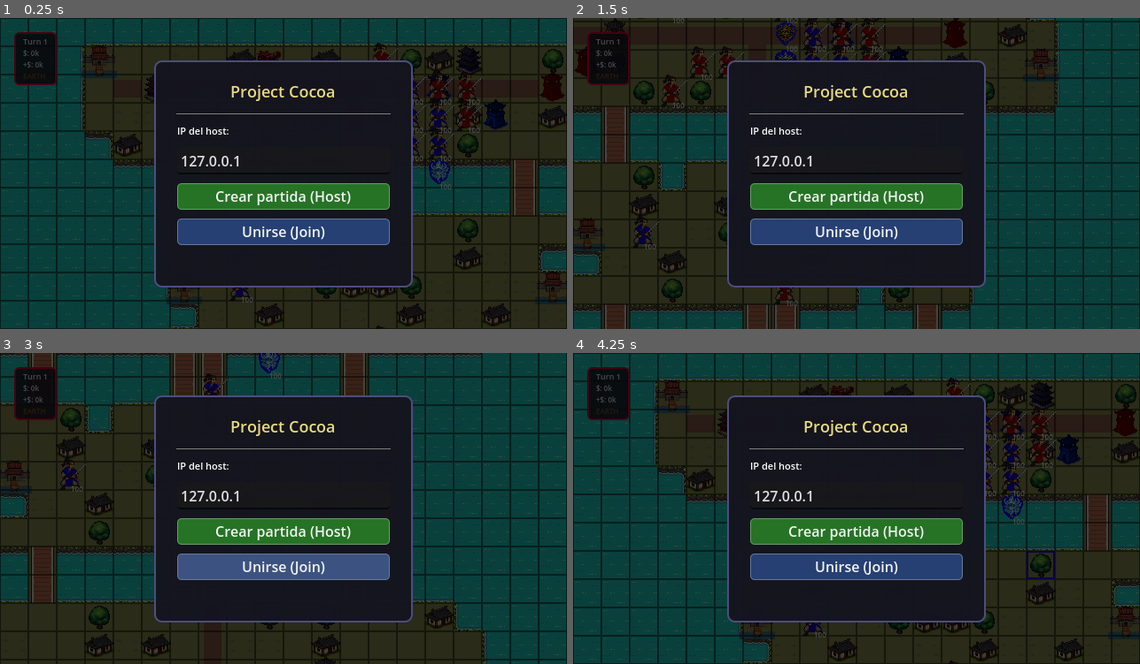
Above: before the commit, frames 1-4 (two rows, left to right).
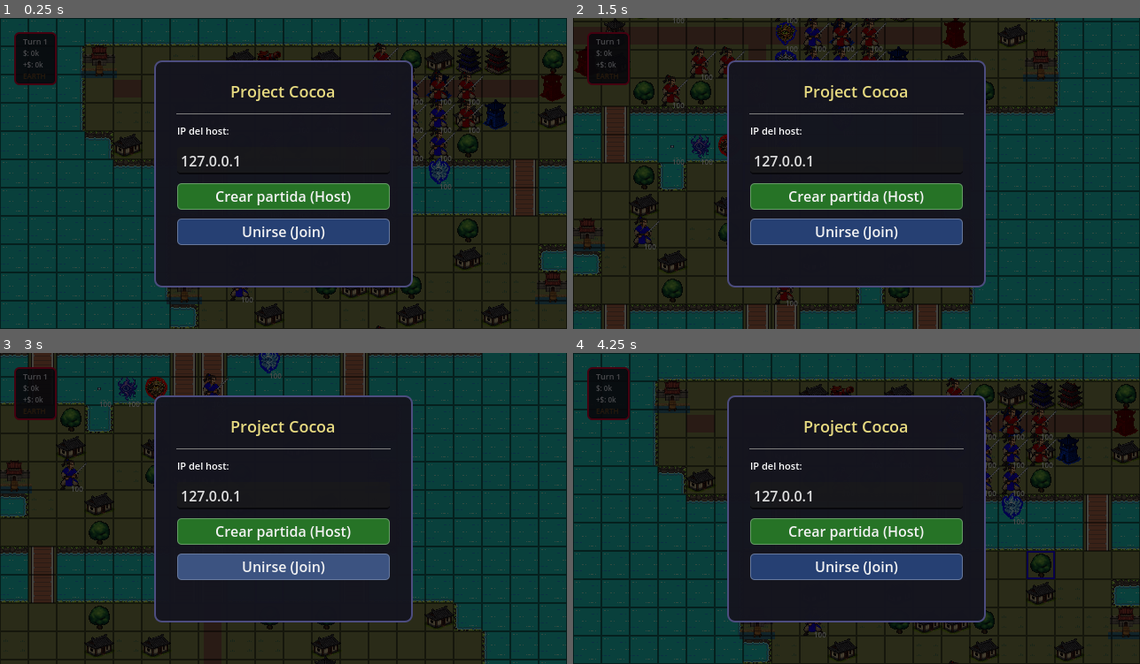
Above: after the commit, the same moments.

Repository: Rheticu/ProjectCocoa
Game: Godot game, scene res://scenes/Game.tscn
Same seed, same stepped clock (60 frames per second), same inputs: the game is played once before the commit and once after it. The engine's default icon, where the game draws it, is replaced by a stand-in: a white triangle on a blue panel in a dark square.
Inputs (mouse positions are in pixels of both pictures, inside the frame that each line leads up to):
- Up to frame 1 (0.25 s): no input
- Up to frame 2 (1.5 s): tap Enter (end_turn) at 0.5 s; move the mouse to (981, 157) at 0.52 s; press the mouse at (981, 157) at 0.53 s; hold Right (ui_right) 0.53-1.28 s; move the mouse to (743, 189) at 1.27 s; release the mouse at (743, 189) at 1.28 s; hold Down (ui_down) from 1.28 s (still down); right-click (743, 189) at 1.35 s
- Up to frame 3 (3 s): move the mouse to (340, 440) at 2.02 s; release Down (ui_down) at 2.03 s; hold Right (ui_right) 2.03-2.78 s; hold Enter (end_turn) 2.03-2.78 s; tap Space at 2.75 s; move the mouse to (255, 570) at 2.77 s; hold Up (ui_up) from 2.78 s (still down); tap Tab (toggle_shade_view) at 2.85 s
- Up to frame 4 (4.25 s): move the mouse to (1026, 555) at 3.52 s; release Up (ui_up) at 3.53 s; press the mouse at (1026, 555) at 3.53 s; hold Left (ui_left) from 3.53 s (still down)

The runs differ from the first frame. In frame 1, 0.3% of the frame differs, in the area x 25-90%, y 8-27%; in frame 2, 0.3%; in frame 3, 0.4%, in the area x 17-30%, y 7-18%; in frame 4, 0.3%.

Commit message:
Añadí a la unidad Drone. Todavía no le pongo habilidades, pero parece estar funcional por lo demás.

Diff:
--- a/core/action_system.gd
+++ b/core/action_system.gd
@@ -156,7 +156,9 @@
 func _execute_produce(action: ProduceAction) -> void:
 	game_manager.deduct_funds(action.team, action.cost)
 	var unit_scene
-	if action.unit_data.is_shade:
+	if action.unit_data.unit_type == "Drone":
+		unit_scene = load("res://scenes/units/Drone.tscn")
+	elif action.unit_data.is_shade:
 		unit_scene = load("res://scenes/units/Shade.tscn")
 	else:
 		unit_scene = load("res://scenes/units/Unit.tscn")
--- a/core/combat_system.gd
+++ b/core/combat_system.gd
@@ -166,7 +166,8 @@
 	if target.is_shade():
 		terrain_bonus = 0
 	var base = multiplier * attacker.attack * attacker.health / 100.0
-	return int(max(0.0, base * attack_mod - target.get_total_defense(terrain_bonus)))
+	var final = int(max(0.0, base * attack_mod - target.get_total_defense(terrain_bonus)))
+	return final
 
 func can_attack(attacker: Unit, target: Unit) -> bool:
 	if attacker.team == target.team:
@@ -202,11 +203,12 @@
 		"Spear:Sword":1.8,"Spear:Archer":1.5,"Spear:Spear":1.0,"Spear:Cannon":1.2,"Spear:Junker":0.5,
 		"Cannon:Sword":1,"Cannon:Archer":1,"Cannon:Spear":1,"Cannon:Cannon":1,"Cannon:Junker":1,
 		"Junker:Sword":1.0,"Junker:Archer":1.0,"Junker:Spear":1.0,"Junker:Cannon":1.0,"Junker:Junker":1.0,
-		"Shade_FIRE:Shade_FIRE":1.0,"Shade_FIRE:Shade_WATER":0.66,"Shade_FIRE:Shade_EARTH":1.0,"Shade_FIRE:Shade_WOOD":1.0,"Shade_FIRE:Shade_METAL":1.5,
-		"Shade_WATER:Shade_FIRE":1.5,"Shade_WATER:Shade_WATER":1.0,"Shade_WATER:Shade_EARTH":0.66,"Shade_WATER:Shade_WOOD":1.0,"Shade_WATER:Shade_METAL":1.0,
-		"Shade_EARTH:Shade_FIRE":0.66,"Shade_EARTH:Shade_WATER":1.5,"Shade_EARTH:Shade_EARTH":1.0,"Shade_EARTH:Shade_WOOD":1.0,"Shade_EARTH:Shade_METAL":1.0,
-		"Shade_WOOD:Shade_FIRE":1.0,"Shade_WOOD:Shade_WATER":1.0,"Shade_WOOD:Shade_EARTH":1.5,"Shade_WOOD:Shade_WOOD":1.0,"Shade_WOOD:Shade_METAL":0.66,
-		"Shade_METAL:Shade_FIRE":0.66,"Shade_METAL:Shade_WATER":1.0,"Shade_METAL:Shade_EARTH":1.0,"Shade_METAL:Shade_WOOD":1.5,"Shade_METAL:Shade_METAL":1.0,
+		"Shade_FIRE:Shade_FIRE":1.0,"Shade_FIRE:Shade_WATER":0.66,"Shade_FIRE:Shade_EARTH":1.0,"Shade_FIRE:Shade_WOOD":1.0,"Shade_FIRE:Shade_METAL":1.5, "Shade_FIRE:Drone":1.0,
+		"Shade_WATER:Shade_FIRE":1.5,"Shade_WATER:Shade_WATER":1.0,"Shade_WATER:Shade_EARTH":0.66,"Shade_WATER:Shade_WOOD":1.0,"Shade_WATER:Shade_METAL":1.0, "Shade_WATER:Drone":1.0,
+		"Shade_EARTH:Shade_FIRE":0.66,"Shade_EARTH:Shade_WATER":1.5,"Shade_EARTH:Shade_EARTH":1.0,"Shade_EARTH:Shade_WOOD":1.0,"Shade_EARTH:Shade_METAL":1.0, "Shade_EARTH:Drone":1.0,
+		"Shade_WOOD:Shade_FIRE":1.0,"Shade_WOOD:Shade_WATER":1.0,"Shade_WOOD:Shade_EARTH":1.5,"Shade_WOOD:Shade_WOOD":1.0,"Shade_WOOD:Shade_METAL":0.66, "Shade_WOOD:Drone":1.0,
+		"Shade_METAL:Shade_FIRE":0.66,"Shade_METAL:Shade_WATER":1.0,"Shade_METAL:Shade_EARTH":1.0,"Shade_METAL:Shade_WOOD":1.5,"Shade_METAL:Shade_METAL":1.0, "Shade_METAL:Drone":1.0,
+		"Drone:Drone":1.0, "Drone:Shade_FIRE":1.0,"Drone:Shade_WATER":1.0,"Drone:Shade_EARTH":1.0,"Drone:Shade_WOOD":1.0,"Drone:Shade_METAL":1.0,
 	}
 	return matrix.get(attacker_type + ":" + defender_type, 0.0)
 
--- a/core/multiplayer_manager.gd
+++ b/core/multiplayer_manager.gd
@@ -233,6 +233,8 @@
 			if d.get("is_shade", false) and d.get("shade_element", "") != "":
 				var element = d["shade_element"].to_lower()
 				unit_data = load("res://data/units/shade_%s_data.tres" % element)
+			elif d.get("unit_type", "") == "Drone":
+				unit_data = load("res://data/units/drone_data.tres")
 			else:
 				if building.data:
 					for ud in building.data.producible_units:
--- a/data/buildings/hq_data.tres
+++ b/data/buildings/hq_data.tres
@@ -7,6 +7,7 @@
 [ext_resource type="Resource" uid="uid://dlwa7ab07pq1a" path="res://data/units/shade_wood_data.tres" id="4_5upub"]
 [ext_resource type="Resource" uid="uid://4co3aue3mle4" path="res://data/units/shade_water_data.tres" id="5_ny2nu"]
 [ext_resource type="Resource" uid="uid://diho7r0p1gxsj" path="res://data/units/shade_earth_data.tres" id="6_qu80g"]
+[ext_resource type="Resource" uid="uid://d2op5qmkfy6do" path="res://data/units/drone_data.tres" id="7_ny2nu"]
 [ext_resource type="Texture2D" uid="uid://c286ap667yxkj" path="res://art/buildings/HQ/HQ_Blue.png" id="8_5upub"]
 [ext_resource type="Texture2D" uid="uid://ci0w1pppy5wlf" path="res://art/buildings/HQ/HQ_Red.png" id="9_ny2nu"]
 
@@ -15,6 +16,6 @@
 building_type = "HQ"
 income_per_turn = 1000
 can_produce_units = true
-producible_units = Array[ExtResource("1_a7066")]([ExtResource("2_dn1yi"), ExtResource("3_oyk8e"), ExtResource("4_5upub"), ExtResource("5_ny2nu"), ExtResource("6_qu80g")])
+producible_units = Array[ExtResource("1_a7066")]([ExtResource("2_dn1yi"), ExtResource("3_oyk8e"), ExtResource("4_5upub"), ExtResource("5_ny2nu"), ExtResource("6_qu80g"), ExtResource("7_ny2nu")])
 sprite_team1 = ExtResource("8_5upub")
 sprite_team2 = ExtResource("9_ny2nu")
--- /dev/null
+++ b/data/units/drone_data.tres
@@ -0,0 +1,14 @@
+[gd_resource type="Resource" script_class="UnitData" load_steps=4 format=3 uid="uid://d2op5qmkfy6do"]
+
+[ext_resource type="Script" uid="uid://vguawhqk205m" path="res://entities/unit_data.gd" id="1_28gc8"]
+[ext_resource type="Texture2D" uid="uid://qt1ocsifbwf5" path="res://art/units/Raider/Raider_Blue.png" id="2_lhcfp"]
+[ext_resource type="Texture2D" uid="uid://cnq2565gy0vtn" path="res://art/units/icon.svg" id="3_de26s"]
+
+[resource]
+script = ExtResource("1_28gc8")
+unit_type = "Drone"
+attack = 25
+is_shade = true
+cost = 1000
+sprite_team1 = ExtResource("2_lhcfp")
+sprite_team2 = ExtResource("3_de26s")
--- /dev/null
+++ b/entities/drone.gd
@@ -0,0 +1,14 @@
+class_name Drone
+extends Shade
+
+func _ready() -> void:
+	super._ready()
+	max_mana = 0
+	mana = 0
+	shade_element = ""
+
+func is_drone() -> bool:
+	return true
+
+func get_effective_type() -> String:
+	return "Drone"
--- a/scenes/Maps/Map1.tscn
+++ b/scenes/Maps/Map1.tscn
@@ -35,6 +35,8 @@
 [ext_resource type="Texture2D" uid="uid://dvc6oxqd66i62" path="res://art/buildings/City/City_Neutral.png" id="21_v6s0w"]
 [ext_resource type="Resource" uid="uid://cjqu3u4b2iwnt" path="res://data/buildings/barracks_data.tres" id="22_qkj4u"]
 [ext_resource type="Texture2D" uid="uid://ddipgcrb6qt7k" path="res://art/buildings/Barracks/Barracks_Blue.png" id="23_djjkr"]
+[ext_resource type="PackedScene" uid="uid://c041fih0urhca" path="res://scenes/units/Drone.tscn" id="24_1tjnf"]
+[ext_resource type="Texture2D" uid="uid://qt1ocsifbwf5" path="res://art/units/Raider/Raider_Blue.png" id="25_h05hs"]
 
 [sub_resource type="TileSetAtlasSource" id="TileSetAtlasSource_hyr6f"]
 texture = ExtResource("1_pd3xk")
@@ -347,7 +349,7 @@
 texture = ExtResource("17_0afsb")
 
 [node name="Shade4" parent="Units" instance=ExtResource("10_g7utu")]
-position = Vector2(432, 144)
+position = Vector2(368, 208)
 team = 2
 data = ExtResource("14_md4sb")
 
@@ -361,6 +363,20 @@
 
 [node name="Sprite2D" parent="Units/Shade5" index="0"]
 texture = ExtResource("21_1tjnf")
+
+[node name="Drone" parent="Units" instance=ExtResource("24_1tjnf")]
+position = Vector2(336, 208)
+team = 1
+
+[node name="Sprite2D" parent="Units/Drone" index="0"]
+texture = ExtResource("25_h05hs")
+
+[node name="Drone2" parent="Units" instance=ExtResource("24_1tjnf")]
+position = Vector2(304, 208)
+team = 2
+
+[node name="Sprite2D" parent="Units/Drone2" index="0"]
+texture = ExtResource("25_h05hs")
 
 [node name="Buildings" type="Node2D" parent="."]
 metadata/_edit_lock_ = true
@@ -374,7 +390,7 @@
 texture = ExtResource("9_wlibu")
 
 [node name="Building2" parent="Buildings" instance=ExtResource("19_ew753")]
-position = Vector2(176, 80)
+position = Vector2(560, 48)
 team = 2
 data = ExtResource("8_jck17")
 
@@ -659,6 +675,8 @@
 [editable path="Units/Shade3"]
 [editable path="Units/Shade4"]
 [editable path="Units/Shade5"]
+[editable path="Units/Drone"]
+[editable path="Units/Drone2"]
 [editable path="Buildings/Building"]
 [editable path="Buildings/Building2"]
 [editable path="Buildings/Building3"]
--- /dev/null
+++ b/scenes/units/Drone.tscn
@@ -0,0 +1,10 @@
+[gd_scene load_steps=4 format=3 uid="uid://c041fih0urhca"]
+
+[ext_resource type="PackedScene" uid="uid://cph1iqfjco8q" path="res://scenes/units/Shade.tscn" id="1_2sj4x"]
+[ext_resource type="Script" uid="uid://cgiwdai3np1nb" path="res://entities/drone.gd" id="2_tvm6v"]
+[ext_resource type="Resource" uid="uid://d2op5qmkfy6do" path="res://data/units/drone_data.tres" id="3_tvm6v"]
+
+[node name="Drone" instance=ExtResource("1_2sj4x")]
+script = ExtResource("2_tvm6v")
+team = 0
+data = ExtResource("3_tvm6v")
Not shown: 1 places in data/buildings/hq_data.tres that only renumber resources
Not shown, added: entities/drone.gd.uid
Not shown: 1 places in scenes/Maps/Map1.tscn that only renumber resources
